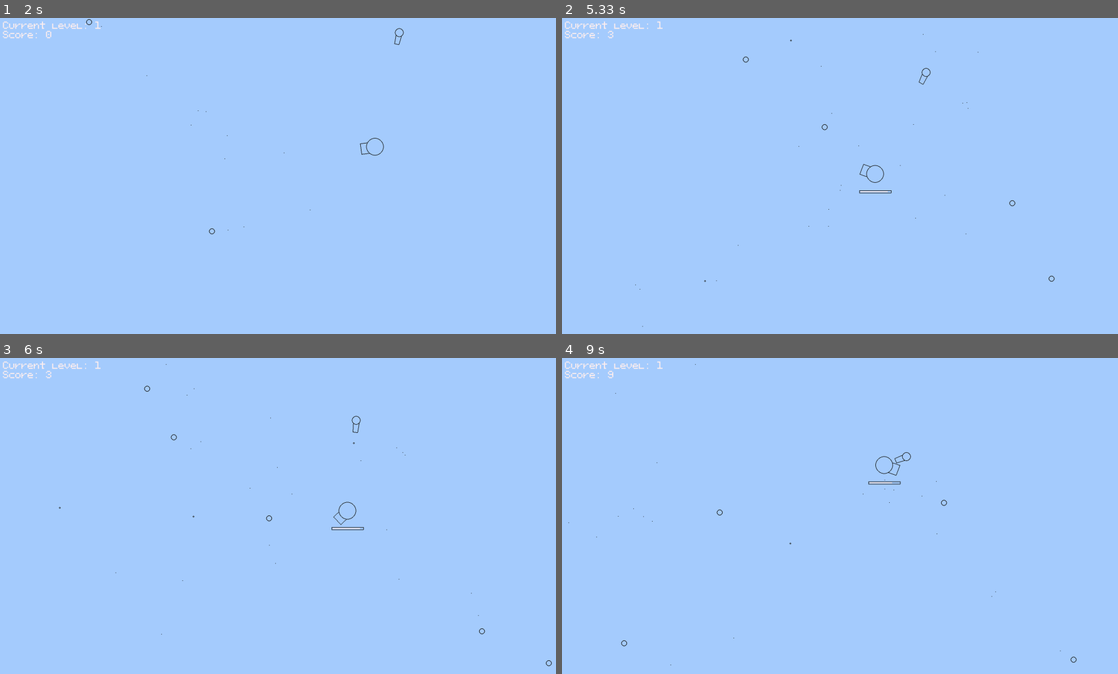
Above: before the commit, frames 1-4 (two rows, left to right).
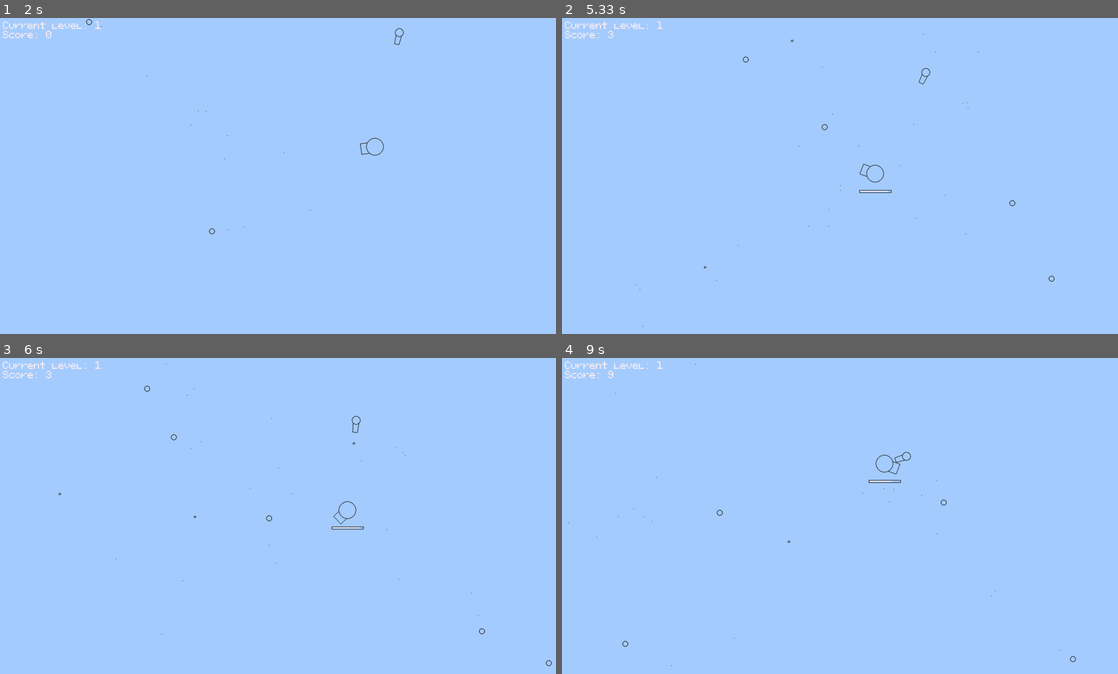
Above: after the commit, the same moments.

Repository: a96lex/pygame-tank-game
Game: pygame game, started from main.py
Two runs of this game, one before a commit and one after it. Both use one fixed random seed, a clock stepped at 60 frames per second and the inputs below.
Inputs (mouse positions are in pixels of both pictures, inside the frame that each line leads up to):
- Up to frame 1 (2 s): click "Current level: 1" at 0.4 s; hold Right 0.67-1.13 s; move the mouse to (461, 166) at 0.7 s; tap Space at 0.73, 1.03, 1.23, 1.57, 1.87 s; hold Up 1.17-1.47 s; move the mouse to (283, 198) at 1.2 s; hold Right 1.5-1.97 s; move the mouse to (144, 179) at 1.53 s
- Up to frame 2 (5.33 s): hold Left 2-2.53 s; move the mouse to (901, 245) at 2.03 s; tap Space at 2.07, 2.37, 2.63, 2.97, 3.4, 3.8, 4.1, 4.47, 4.87, 5.17 s; hold Down 2.57-2.87 s; move the mouse to (667, 251) at 2.6 s; hold Left 2.9-3.3 s; move the mouse to (923, 65) at 2.93 s; hold Up 3.33-3.7 s; move the mouse to (1051, 286) at 3.37 s; hold Right 3.73-4.37 s; move the mouse to (906, 204) at 3.77 s; hold Down 4.4-4.77 s; move the mouse to (856, 68) at 4.43 s; hold Left 4.8-5.27 s; move the mouse to (712, 112) at 4.83 s; hold Right from 5.3 s (still down)
- Up to frame 3 (6 s): move the mouse to (77, 506) at 5.33 s; tap Space at 5.37, 5.67, 5.87 s; release Right at 5.77 s; hold Up from 5.8 s (still down); move the mouse to (255, 598) at 5.83 s
- Up to frame 4 (9 s): release Up at 6.1 s; hold Right 6.13-6.6 s; move the mouse to (845, 553) at 6.17 s; tap Space at 6.2, 6.5, 6.7, 7, 7.27, 7.6, 8.03, 8.43, 8.73 s; hold Left 6.63-7.17 s; move the mouse to (823, 462) at 6.67 s; hold Down 7.2-7.5 s; move the mouse to (1056, 636) at 7.23 s; hold Left 7.53-7.93 s; move the mouse to (990, 566) at 7.57 s; hold Up 7.97-8.33 s; move the mouse to (751, 411) at 8 s; hold Right from 8.37 s (still down); move the mouse to (956, 490) at 8.4 s

Frame 1 is identical in both runs. In frame 2, 0.1% of the frame differs, in the area x 25-67%, y 6-84%; in frame 3, 0.2%; in frame 4, 0.3%, in the area x 6-93%, y 29-98%.

Commit message:
update enemies

Diff:
--- a/game/enemy.py
+++ b/game/enemy.py
@@ -57,9 +57,9 @@
 
     class BulletStats:
         speed = 30
-        radius = 3
+        radius = 4
         lifespan = 100
-        precision = 5
+        precision = 6
         recoil = 3
         color = Colors.EnemyBullet
         random_movement = False
@@ -79,11 +79,11 @@
     cooldown = 4
 
     class BulletStats:
-        speed = 20
+        speed = 14
         radius = 7
         lifespan = 100
-        precision = 30
-        recoil = 2
+        precision = 32
+        recoil = 3
         color = Colors.EnemyBullet
         random_movement = False
         damage = 30
